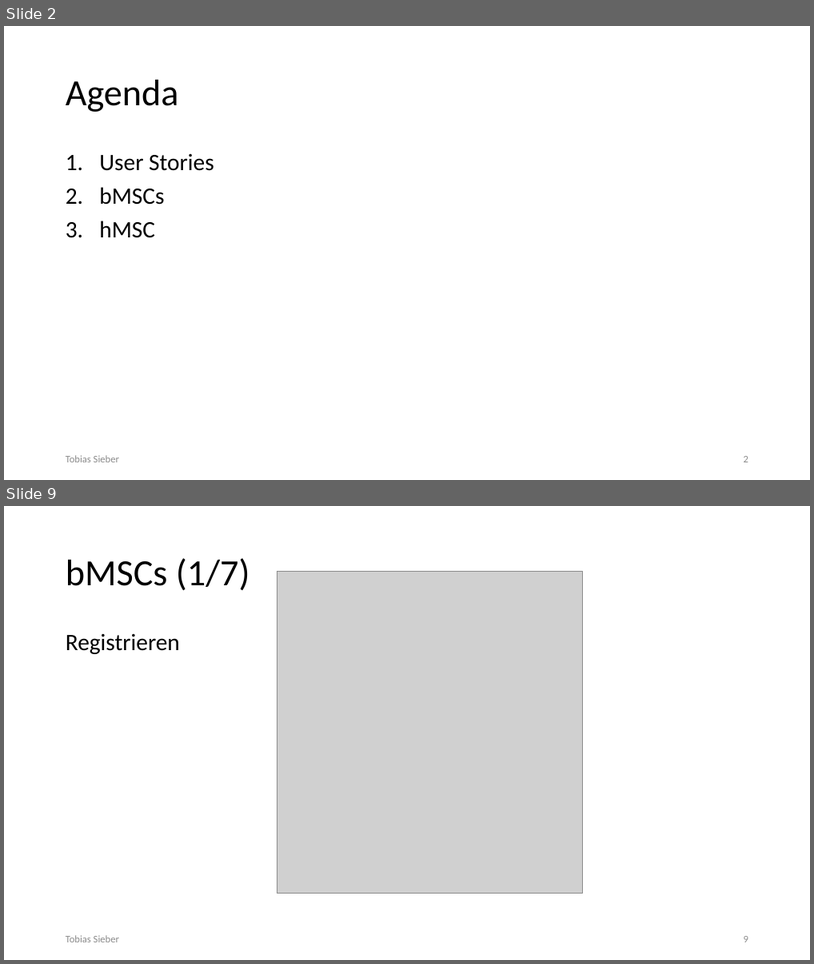
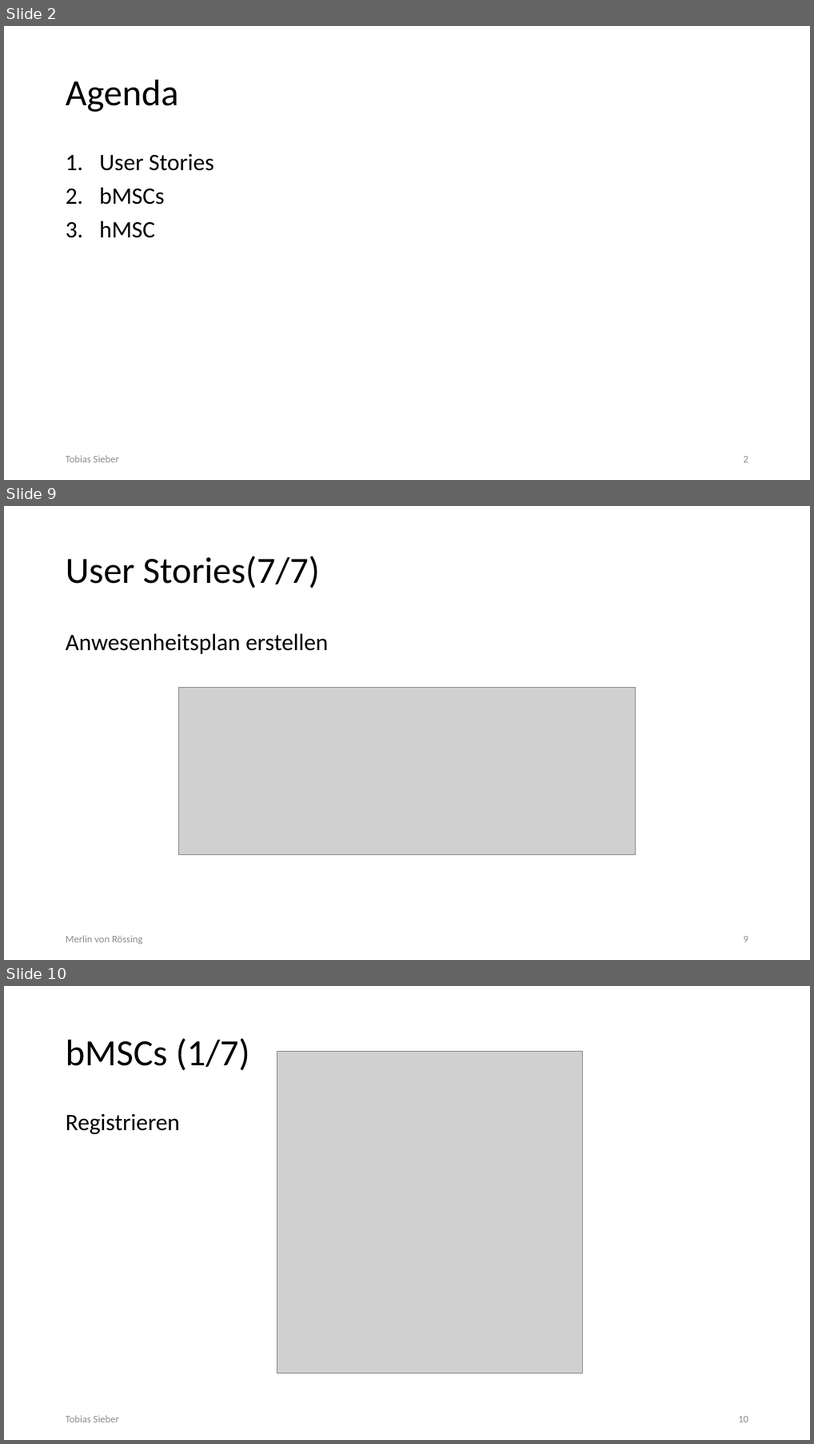
Before and after one commit to kastenfrosch/SEP, a slide deck: Dokumentation/Iteration2/II._Iteration_Praesentation.pptx. Shown one above the other, each under a label of ours: slides 2 and 9 before the commit, slides 2, 9 and 10 after it; the slides between them are not shown. The pictures are 814x964 and 814x1444 pixels, drawn with LibreOffice and Linux fonts; fonts in the diff are those of the drawing; grey boxes stand for pictures. Boxes give left, top, right and bottom in pixels: in the first picture for what was removed or moved away, otherwise in the second. Text is boxed around its words. In the diff, an @@ line names an element or a change of style, - is before the commit and + after.

```diff
--- a/Dokumentation/Iteration2/II._Iteration_Praesentation.pptx
+++ b/Dokumentation/Iteration2/II._Iteration_Praesentation.pptx
@@ slide 9 added at [4,506,810,960], background #FFFFFF @@
@@ title added at [66,556,320,588], 44 pt, text #000000 @@
+User Stories(7/7)
@@ text added at [66,633,328,654], 28 pt, text #000000 @@
+Anwesenheitsplan erstellen
@@ picture added at [179,688,636,855] @@
@@ text added at [66,935,142,944], 12 pt, text #8C8C8C @@
+Merlin von Rössing
@@ page number added at [744,936,749,942], 12 pt, text #8C8C8C @@
+9
@@ what was slide 9 is now slide 10 @@
@@ page number at [738,1416,749,1422]: text changed @@
-9
+10
```
Also in this commit, not shown: 10 slides changed, 1 other file.
